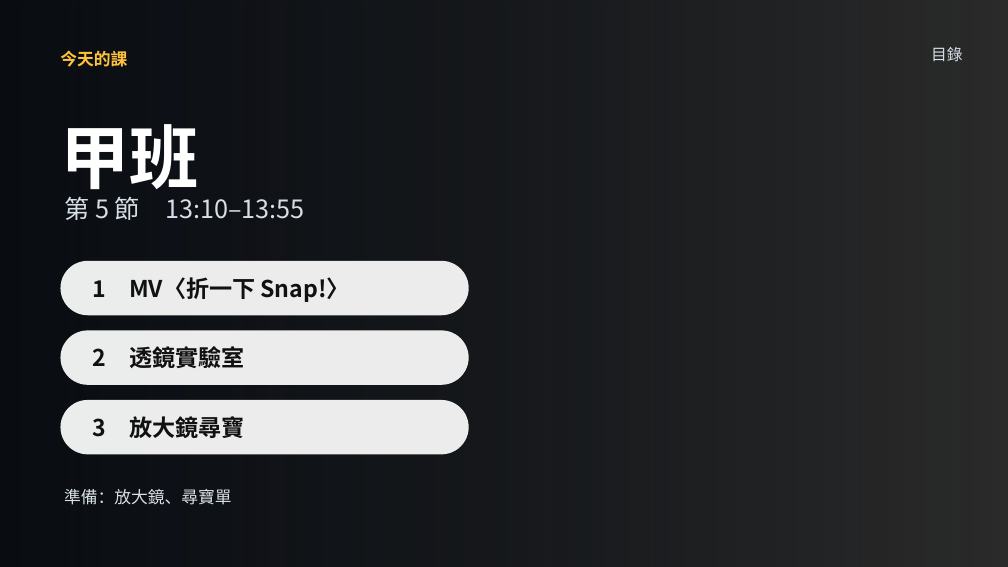
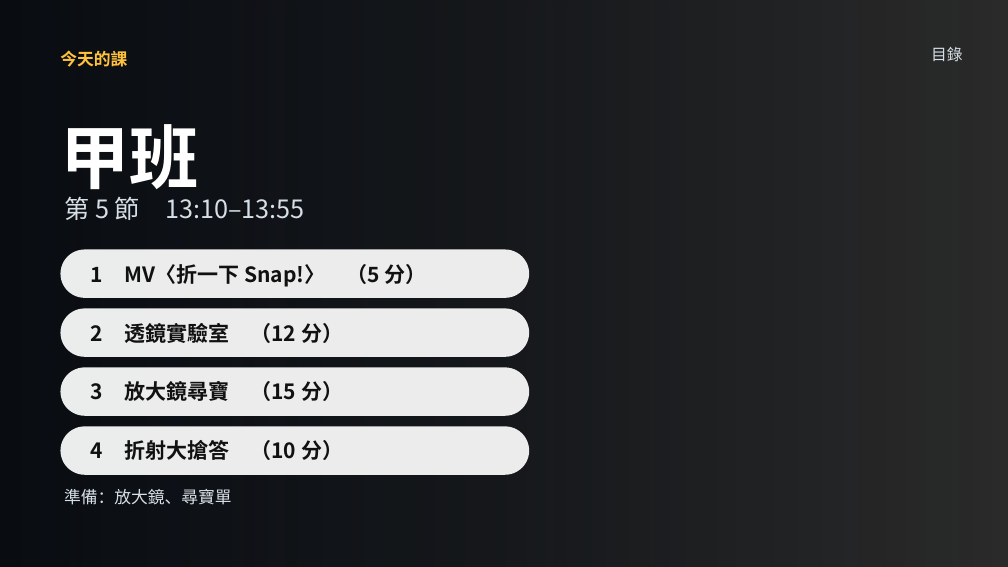
Before and after one commit to classtools1020/sports-results, a slide deck: slide 2 of f8f9fc3bd1/slides.pptx. Drawn at 1008x567 pixels with LibreOffice and Linux fonts; fonts in the diff are those of the drawing; background and template pictures are left out; a plain dark background stands for a picture behind light text. Boxes give left, top, right and bottom in pixels: in the first picture for what was removed or moved away, otherwise in the second. Text is boxed around its words. In the diff, an @@ line names an element or a change of style, - is before the commit and + after.

```diff
--- a/f8f9fc3bd1/slides.pptx
+++ b/f8f9fc3bd1/slides.pptx
@@ rounded rectangle "1 MV〈折一下 Snap!〉 （5 分）": place and size @@
-rounded rectangle "1 MV〈折一下 Snap!〉 （5 分）" at <box>60,261,469,315</box>
+rounded rectangle "1 MV〈折一下 Snap!〉 （5 分）" at <box>60,250,529,298</box>
@@ text in rounded rectangle at <box>91,264,427,287</box>: text changed; size 22 to 20 pt @@
-1 MV〈折一下 Snap!〉
+1 MV〈折一下 Snap!〉 （5 分）
@@ rounded rectangle "2 透鏡實驗室 （12 分）": place and size @@
-rounded rectangle "2 透鏡實驗室 （12 分）" at <box>60,330,469,385</box>
+rounded rectangle "2 透鏡實驗室 （12 分）" at <box>60,309,529,357</box>
@@ text in rounded rectangle at <box>91,320,343,346</box>: text changed; size 22 to 20 pt @@
-2 透鏡實驗室
+2 透鏡實驗室 （12 分）
@@ rounded rectangle "3 放大鏡尋寶 （15 分）": place and size @@
-rounded rectangle "3 放大鏡尋寶 （15 分）" at <box>60,400,469,454</box>
+rounded rectangle "3 放大鏡尋寶 （15 分）" at <box>60,368,529,416</box>
@@ text in rounded rectangle at <box>91,381,343,401</box>: text changed; size 22 to 20 pt @@
-3 放大鏡尋寶
+3 放大鏡尋寶 （15 分）
@@ rounded rectangle added at <box>60,426,529,475</box>, fill #FFFFFF at 92% opacity, 20 pt, text #111111, bold @@
+4 折射大搶答 （10 分）
```
Also in this commit, not shown: 11 other slides changed, 2 slides added, 6 other files.
